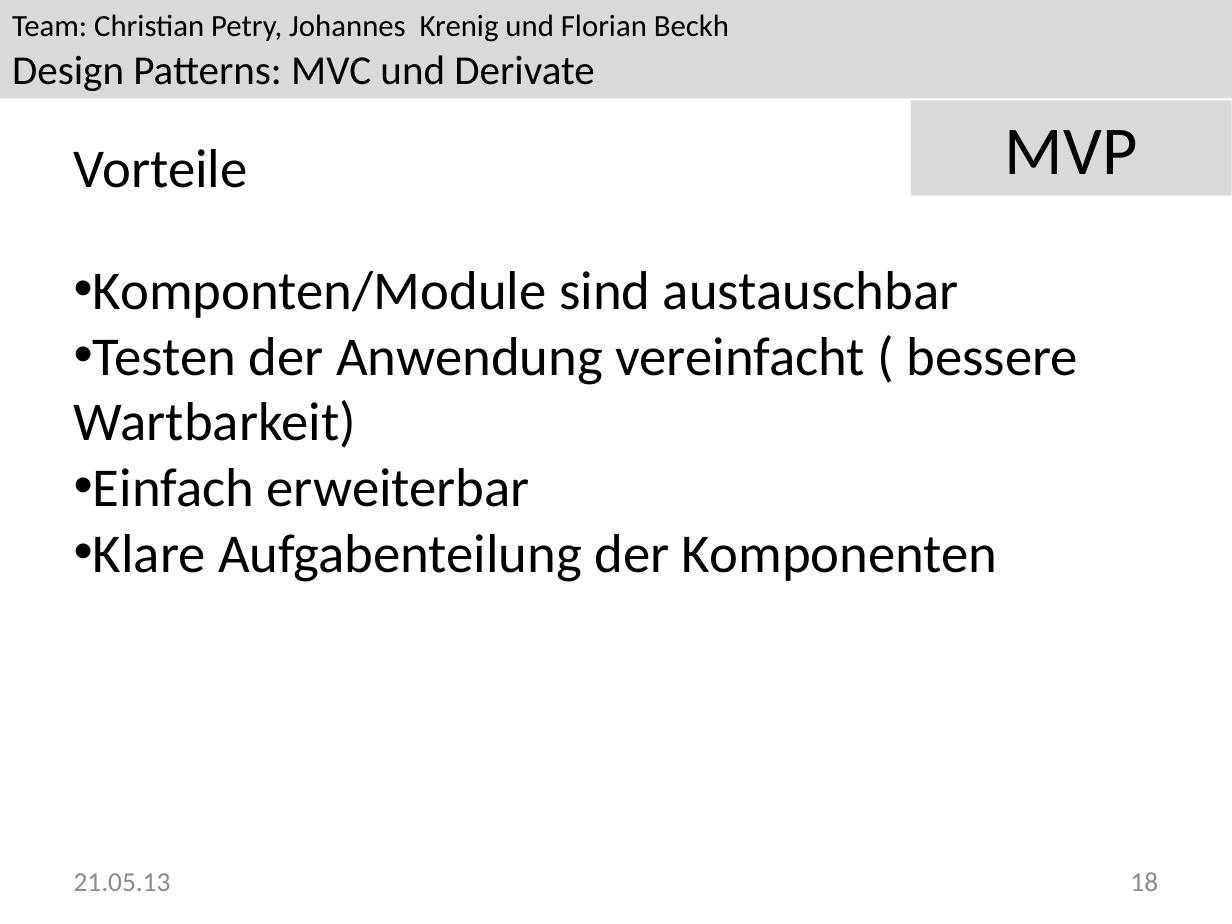
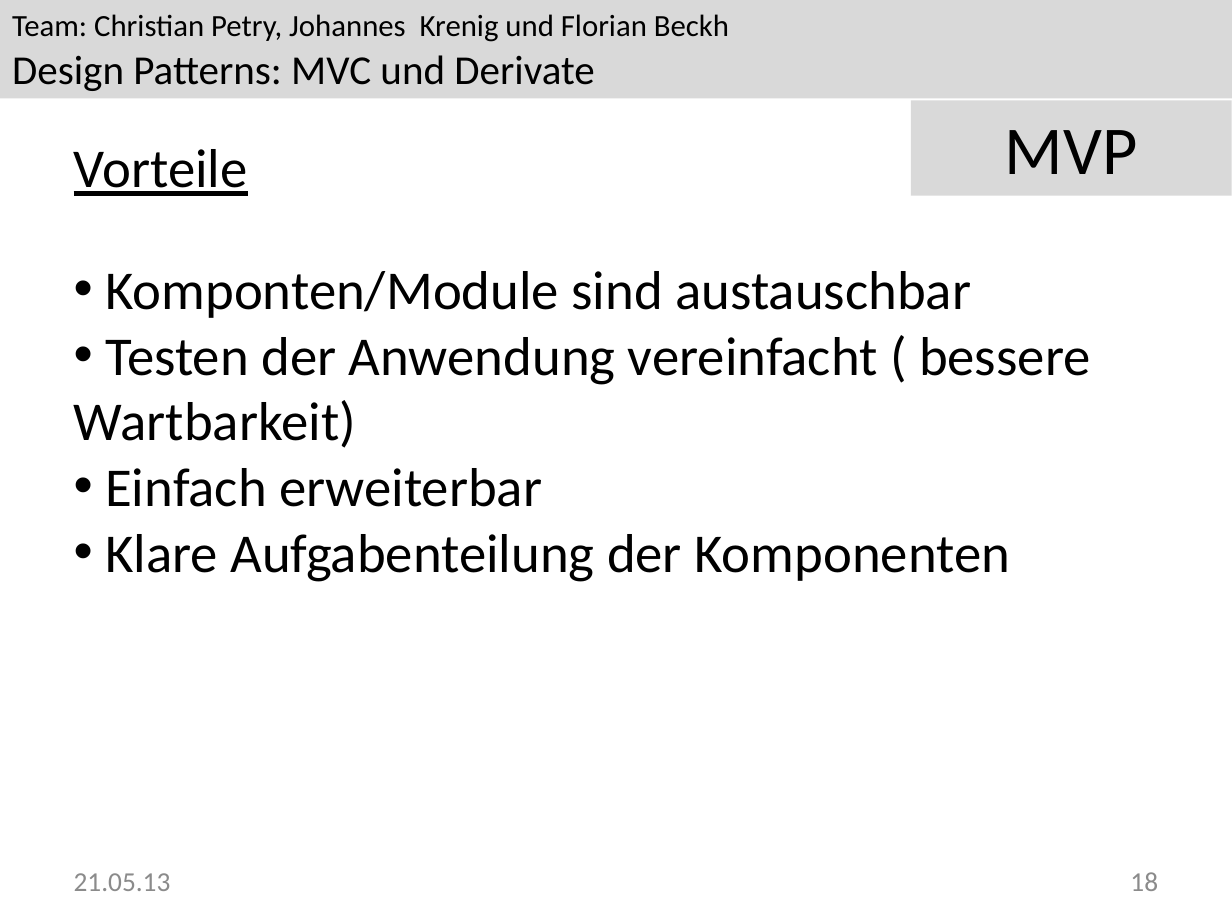
Before and after one commit to Greever/Design-Pattern-MVC, a slide deck: slide 18 of Dokumentation/Praesentation/MVP.pptx. Drawn at 1232x924 pixels with LibreOffice and Linux fonts; fonts in the diff are those of the drawing; background and template pictures are left out. Boxes give left, top, right and bottom in pixels: in the first picture for what was removed or moved away, otherwise in the second. Text is boxed around its words. In the diff, an @@ line names an element or a change of style, - is before the commit and + after.

```diff
--- a/Dokumentation/Praesentation/MVP.pptx
+++ b/Dokumentation/Praesentation/MVP.pptx
@@ text "Vorteile" at box(74, 149, 248, 196): underline on @@
@@ text "Komponten/Module sind austauschbar" rewrapped from box(74, 271, 1079, 582) to box(74, 271, 1091, 582) @@
```
Also in this commit, not shown: 8 other slides changed.
